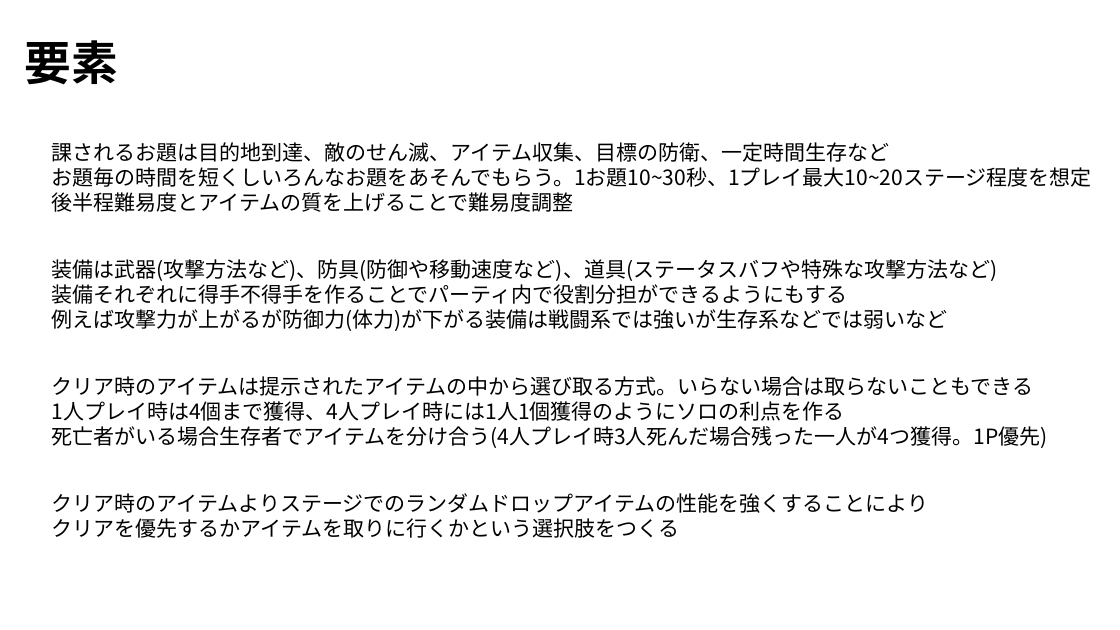
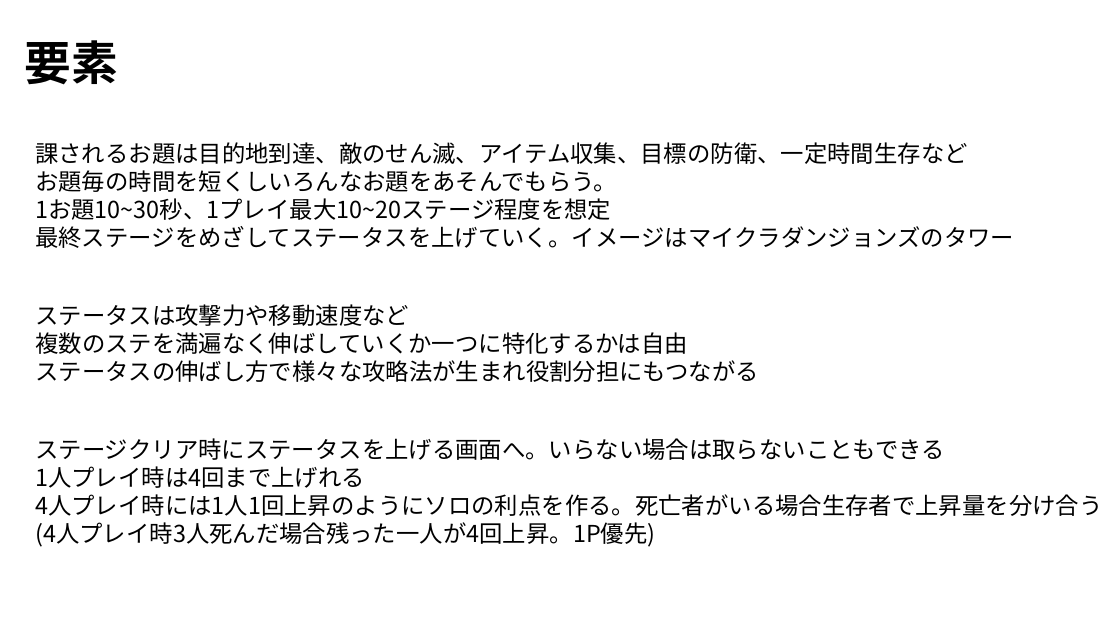
Before and after one commit to YuichiFujita/teamA_20231102, a slide deck: slide 3 of 99_企画書/PPTX/ハクスラ企画書.pptx. Drawn at 1120x630 pixels with LibreOffice and Linux fonts; fonts in the diff are those of the drawing. Boxes give left, top, right and bottom in pixels: in the first picture for what was removed or moved away, otherwise in the second. Text is boxed around its words. In the diff, an @@ line names an element or a change of style, - is before the commit and + after.

Commit message:
ハクスラ企画書内容調整

```diff
--- a/99_企画書/PPTX/ハクスラ企画書.pptx
+++ b/99_企画書/PPTX/ハクスラ企画書.pptx
@@ text "課されるお題は目的地到達、敵のせん滅、アイテム収集、目標の防衛、一定時間生存など": place and size @@
-text "課されるお題は目的地到達、敵のせん滅、アイテム収集、目標の防衛、一定時間生存など" at [52, 142, 1092, 212]
+text "課されるお題は目的地到達、敵のせん滅、アイテム収集、目標の防衛、一定時間生存など" at [35, 142, 1014, 248]
@@ text at [35, 142, 968, 164]: size 18 to 20 pt in "課されるお題は目的地到達、敵のせん滅、アイテム収集、目標の防衛、一定時間生存など" @@
@@ text at [35, 170, 1014, 248]: text changed; size 18 to 20 pt @@
-お題毎の時間を短くしいろんなお題をあそんでもらう。1お題10~30秒、1プレイ最大10~20ステージ程度を想定
-後半程難易度とアイテムの質を上げることで難易度調整
+お題毎の時間を短くしいろんなお題をあそんでもらう。
+1お題10~30秒、1プレイ最大10~20ステージ程度を想定
+最終ステージをめざしてステータスを上げていく。イメージはマイクラダンジョンズのタワー
@@ text at [35, 304, 759, 382]: text changed; size 18 to 20 pt @@
-装備は武器(攻撃方法など)、防具(防御や移動速度など)、道具(ステータスバフや特殊な攻撃方法など)
-装備それぞれに得手不得手を作ることでパーティ内で役割分担ができるようにもする
-例えば攻撃力が上がるが防御力(体力)が下がる装備は戦闘系では強いが生存系などでは弱いなど
+ステータスは攻撃力や移動速度など
+複数のステを満遍なく伸ばしていくか一つに特化するかは自由
+ステータスの伸ばし方で様々な攻略法が生まれ役割分担にもつながる
@@ text at [35, 438, 1102, 547]: text changed; size 18 to 20 pt @@
-クリア時のアイテムは提示されたアイテムの中から選び取る方式。いらない場合は取らないこともできる
-1人プレイ時は4個まで獲得、4人プレイ時には1人1個獲得のようにソロの利点を作る
-死亡者がいる場合生存者でアイテムを分け合う(4人プレイ時3人死んだ場合残った一人が4つ獲得。1P優先)
+ステージクリア時にステータスを上げる画面へ。いらない場合は取らないこともできる
+1人プレイ時は4回まで上げれる
+4人プレイ時には1人1回上昇のようにソロの利点を作る。死亡者がいる場合生存者で上昇量を分け合う
+(4人プレイ時3人死んだ場合残った一人が4回上昇。1P優先)
@@ text removed at [52, 493, 929, 538] @@
-クリア時のアイテムよりステージでのランダムドロップアイテムの性能を強くすることにより
-クリアを優先するかアイテムを取りに行くかという選択肢をつくる
```
Also in this commit, not shown: 4 other slides changed, 1 other file.
